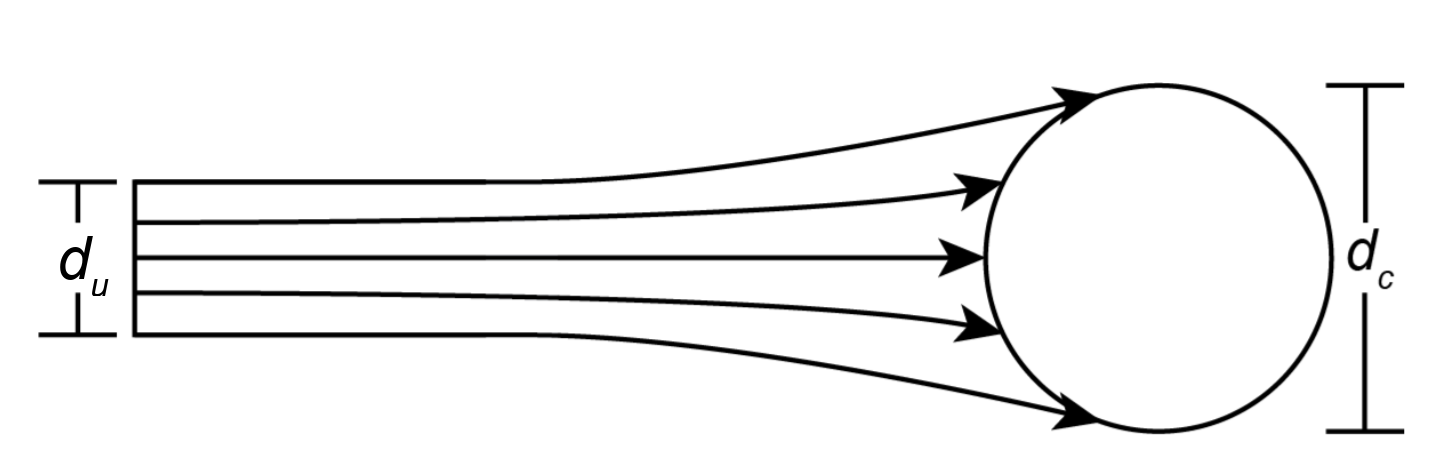
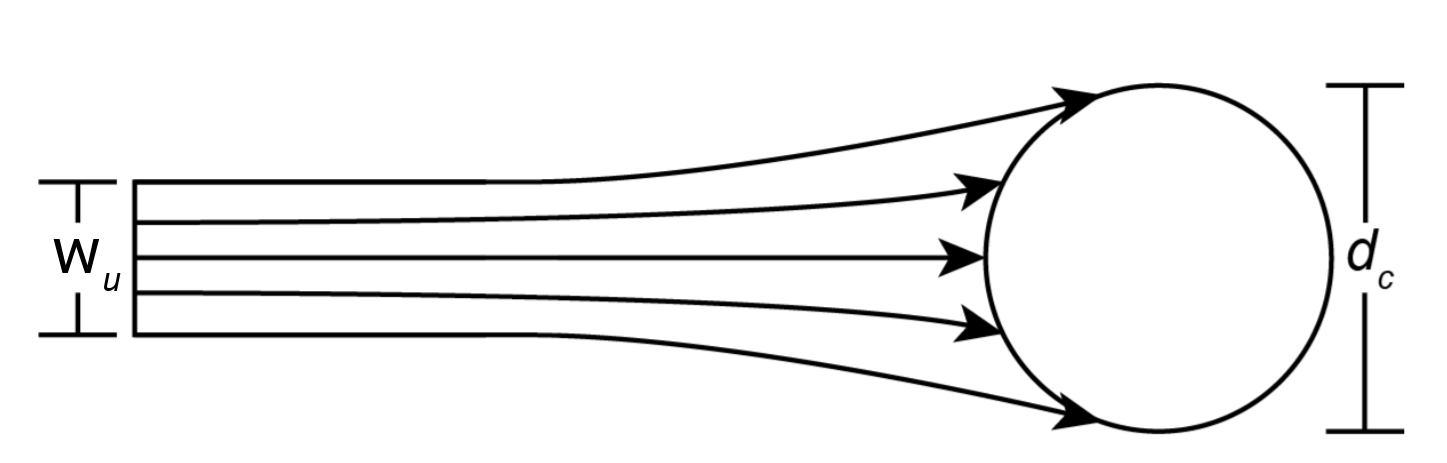
Before/after of a w=1447, h=463 layered artwork. What changed in the layer stack:
renamed "du" to "wu", painted on it over [53, 236, 121, 296]
